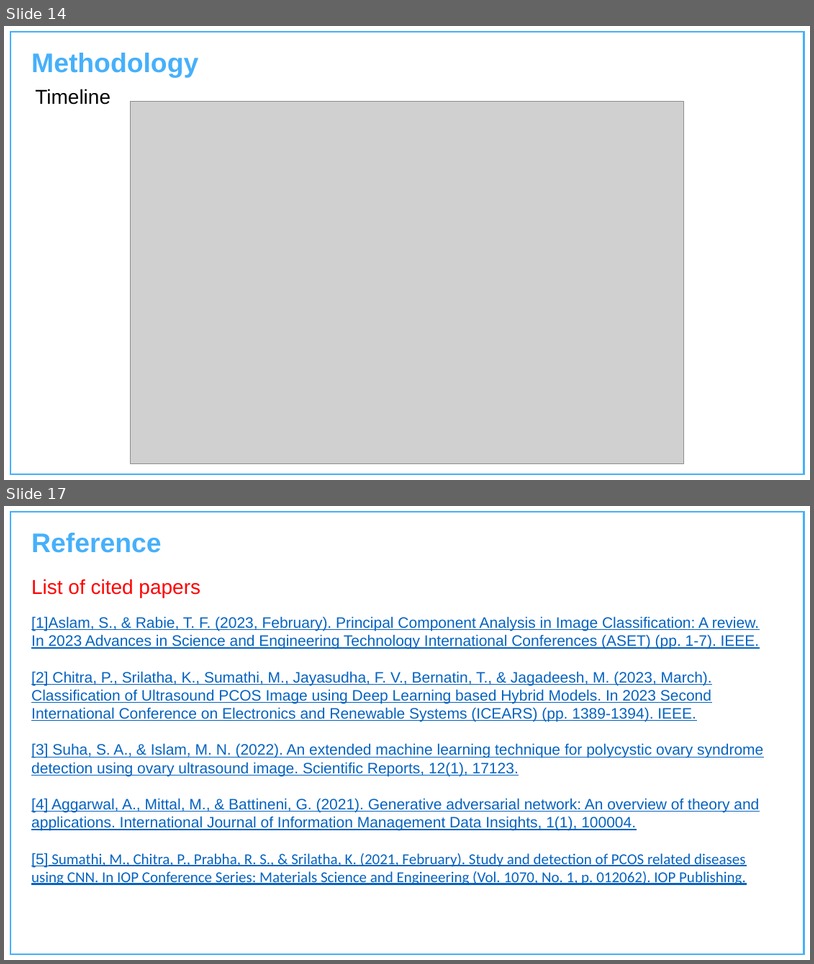
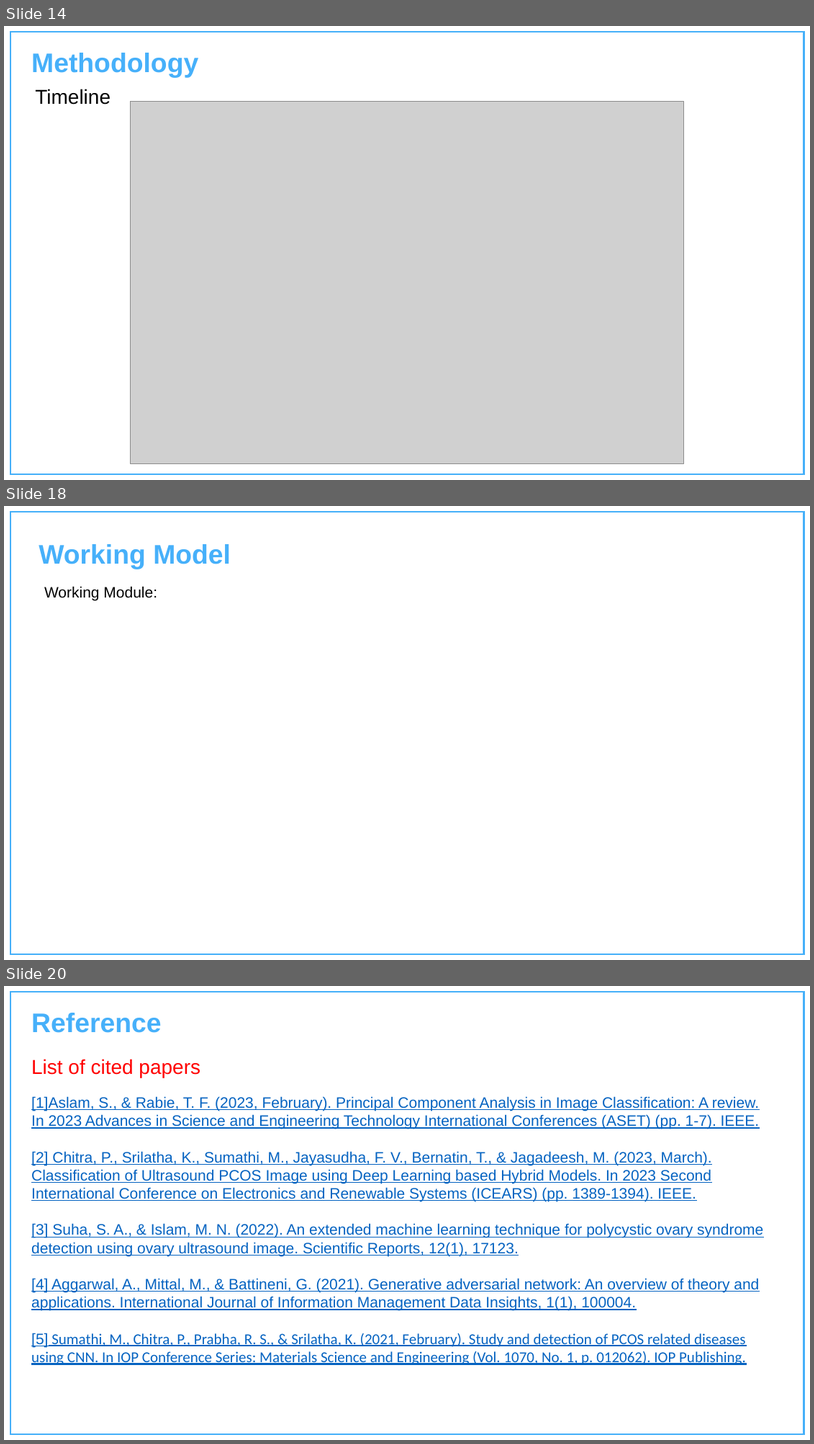
Before and after one commit to Charu-2718/PCause, a slide deck: Presentation.pptx. Shown one above the other, each under a label of ours: slides 14 and 17 before the commit, slides 14, 18 and 20 after it; the slides between them are not shown. The pictures are 814x964 and 814x1444 pixels, drawn with LibreOffice and Linux fonts; fonts in the diff are those of the drawing; grey boxes stand for pictures; background and template pictures are left out. Boxes give left, top, right and bottom in pixels: in the first picture for what was removed or moved away, otherwise in the second. Text is boxed around its words. In the diff, an @@ line names an element or a change of style, - is before the commit and + after.

```diff
--- a/Presentation.pptx
+++ b/Presentation.pptx
@@ slide 18 added at [4,506,810,960], background #FFFFFF; not listed: 1 template element that a slide beside it also shows @@
@@ text added at [39,544,231,569], 32 pt, text #46B0FA, bold @@
+Working Model
@@ text added at [44,586,157,600], 18 pt, text #000000 @@
+Working Module:
@@ what was slide 17 is now slide 20 @@
```
Also in this commit, not shown: 3 slides changed, 2 other slides added, 1 other file.
